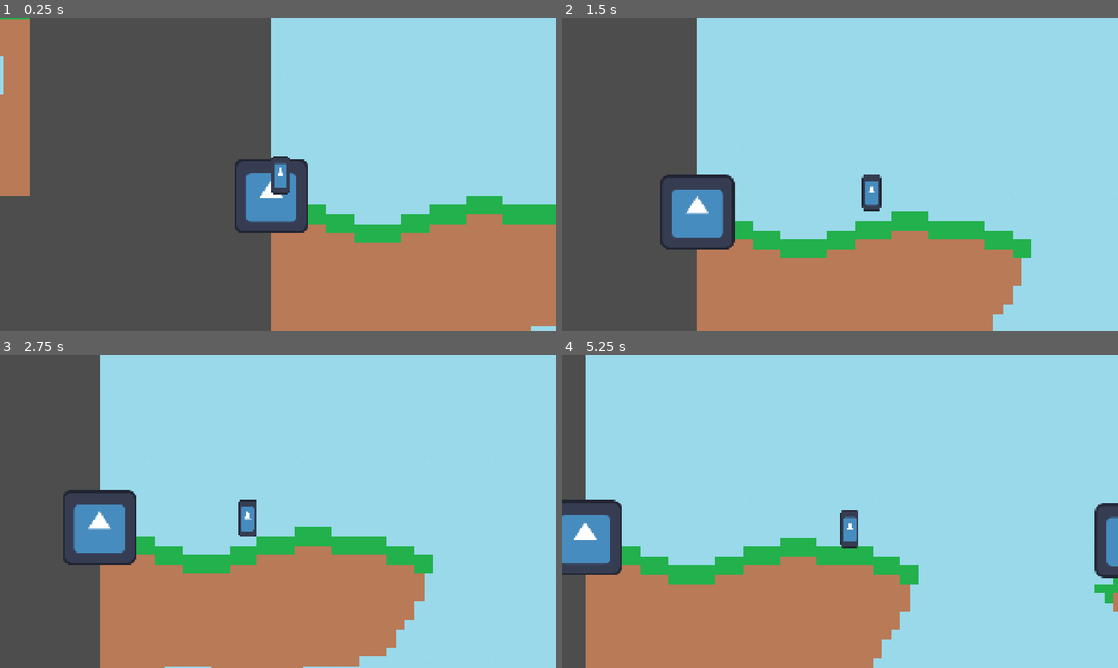
Above: before the commit, frames 1-4 (two rows, left to right).
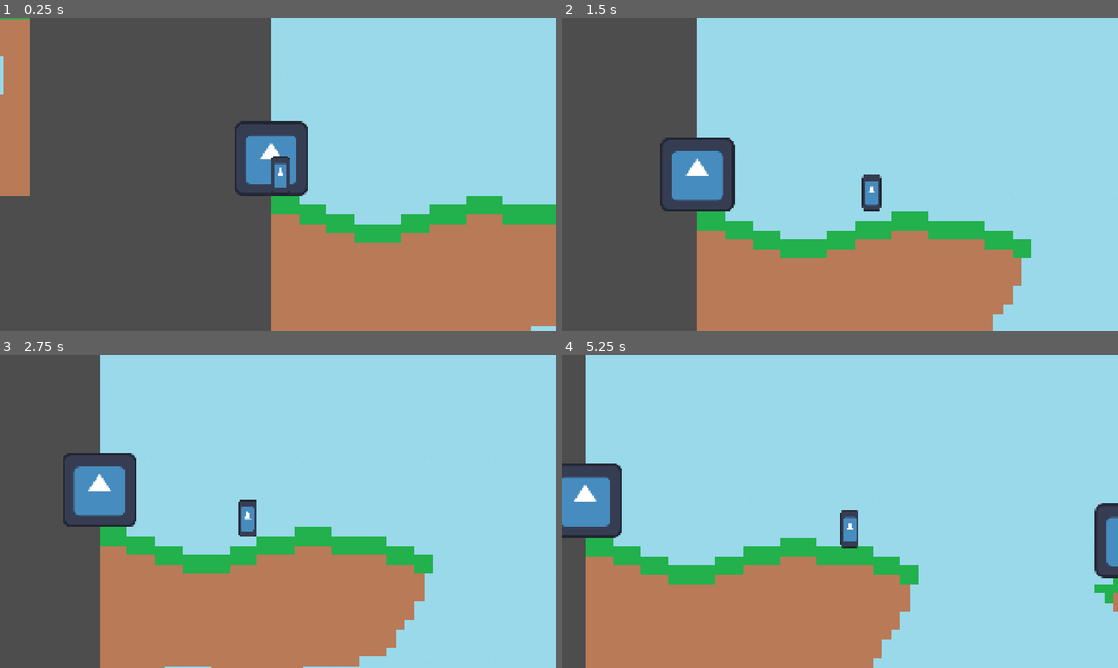
Above: after the commit, the same moments.

Repository: Spino77/godot-DAM
Game: Godot game, scene res://escenas/main.tscn
Same seed, same stepped clock (60 frames per second), same inputs: the game is played once before the commit and once after it. The engine's default icon, where the game draws it, is replaced by a stand-in: a white triangle on a blue panel in a dark square.
Inputs (mouse positions are in pixels of both pictures, inside the frame that each line leads up to):
- Up to frame 1 (0.25 s): no input
- Up to frame 2 (1.5 s): move the mouse to (962, 158) at 0.52 s; hold D (mov_derecha) from 0.53 s (still down); tap Mouse wheel down (scroll_abajo) at 0.6 s; click (962, 158) at 0.67 s; tap Space (saltar) at 0.77 s; move the mouse to (728, 190) at 1.27 s; tap Mouse wheel up (scroll_arriba) at 1.35 s
- Up to frame 3 (2.75 s): tap Space (saltar) at 1.52 s; move the mouse to (333, 442) at 2.02 s; release D (mov_derecha) at 2.03 s; hold A (mov_izquierda) from 2.03 s (still down); tap Mouse wheel down (scroll_abajo) at 2.1 s
- Up to frame 4 (5.25 s): move the mouse to (812, 574) at 2.77 s; release A (mov_izquierda) at 2.78 s; hold D (mov_derecha) 2.78-4.28 s; tap Mouse wheel up (scroll_arriba) at 2.85, 4.35 s; click (812, 574) at 2.92 s; tap Space (saltar) at 3.02, 3.77, 4.52 s; move the mouse to (1006, 558) at 3.52 s; tap Mouse wheel down (scroll_abajo) at 3.6, 5.1 s; move the mouse to (673, 464) at 4.27 s; hold A (mov_izquierda) 4.28-5.03 s; move the mouse to (867, 511) at 5.02 s; hold D (mov_derecha) from 5.03 s (still down); click (867, 511) at 5.17 s

The runs differ from the first frame. In frame 1, 3.0% of the frame differs, in the area x 42-56%, y 32-69%; in frame 2, 3.5%, in the area x 17-32%, y 38-74%; in frame 3, 3.4%; in frame 4, 3.0%.

Commit message:
arreglado que las "mazmorras" aparezcan al nivel del suelo

Diff:
--- a/scripts/mapa.gd
+++ b/scripts/mapa.gd
@@ -31,7 +31,7 @@
 					if (x%dungeon_pos_random == 0):
 						var entrance = dun_entr.instantiate()
 						add_child(entrance)
-						entrance.position = Vector2i(x * 16, y)
+						entrance.position = Vector2i(x * 16, (suelo * 16) - 64)
 				else:
 					set_cell(Vector2i(x,y),1,Vector2i(1,0))
 
